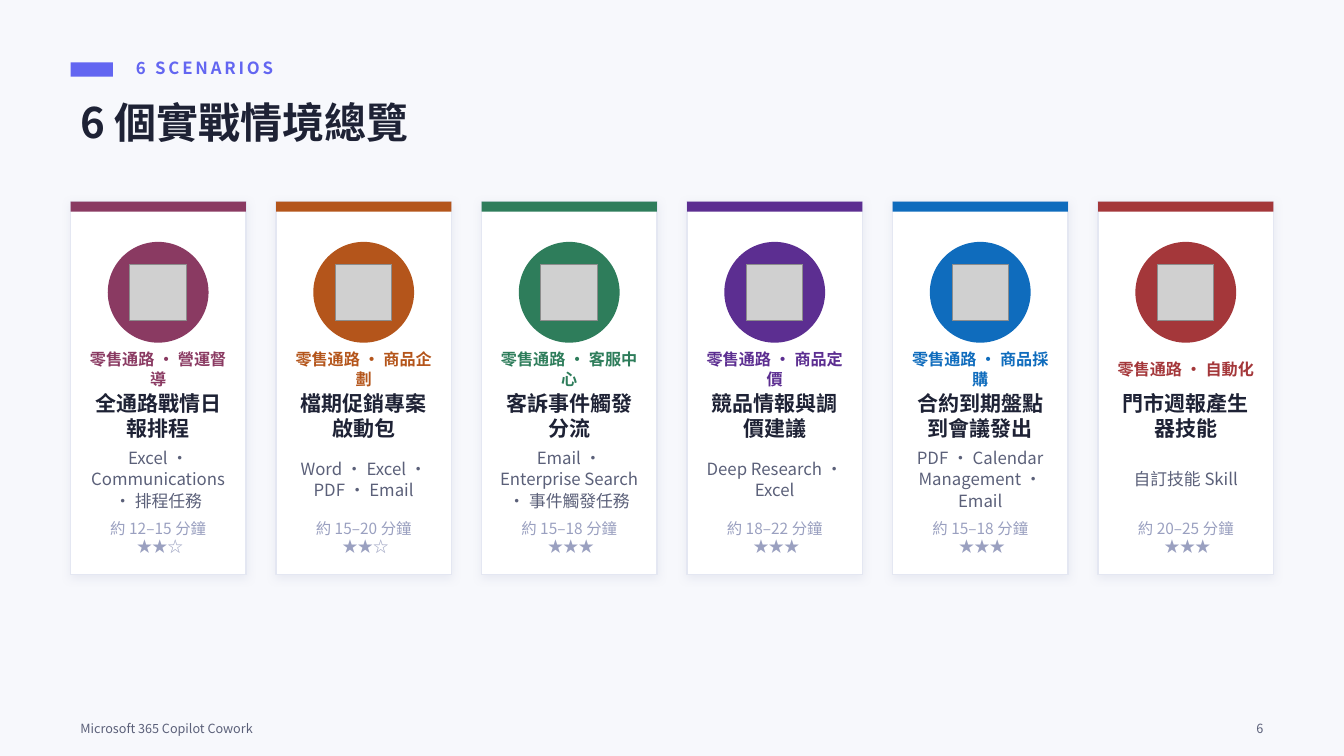
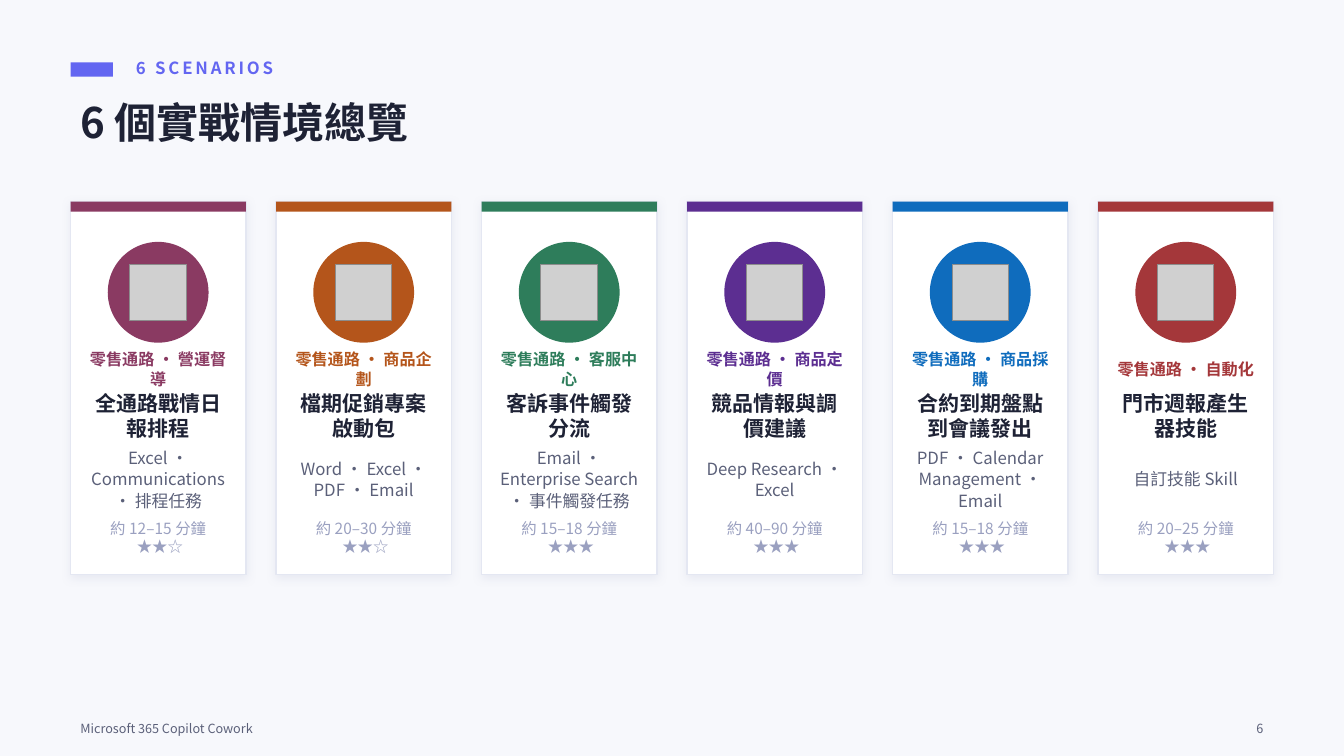
Before and after one commit to AndyHung11/Copilot-in-1mins, a slide deck: slide 7 of CoworkPlaybook/Cowork_教育訓練簡報_零售通路版.pptx. Drawn at 1344x756 pixels with LibreOffice and Linux fonts; fonts in the diff are those of the drawing; grey boxes stand for pictures. Boxes give left, top, right and bottom in pixels: in the first picture for what was removed or moved away, otherwise in the second. Text is boxed around its words. In the diff, an @@ line names an element or a change of style, - is before the commit and + after.

```diff
--- a/CoworkPlaybook/Cowork_教育訓練簡報_零售通路版.pptx
+++ b/CoworkPlaybook/Cowork_教育訓練簡報_零售通路版.pptx
@@ text at bbox=[316, 521, 412, 535]: text changed @@
-約 15–20 分鐘
+約 20–30 分鐘
@@ text at bbox=[727, 521, 823, 535]: text changed @@
-約 18–22 分鐘
+約 40–90 分鐘
```
Also in this commit, not shown: 6 other slides changed, 2 other files.
